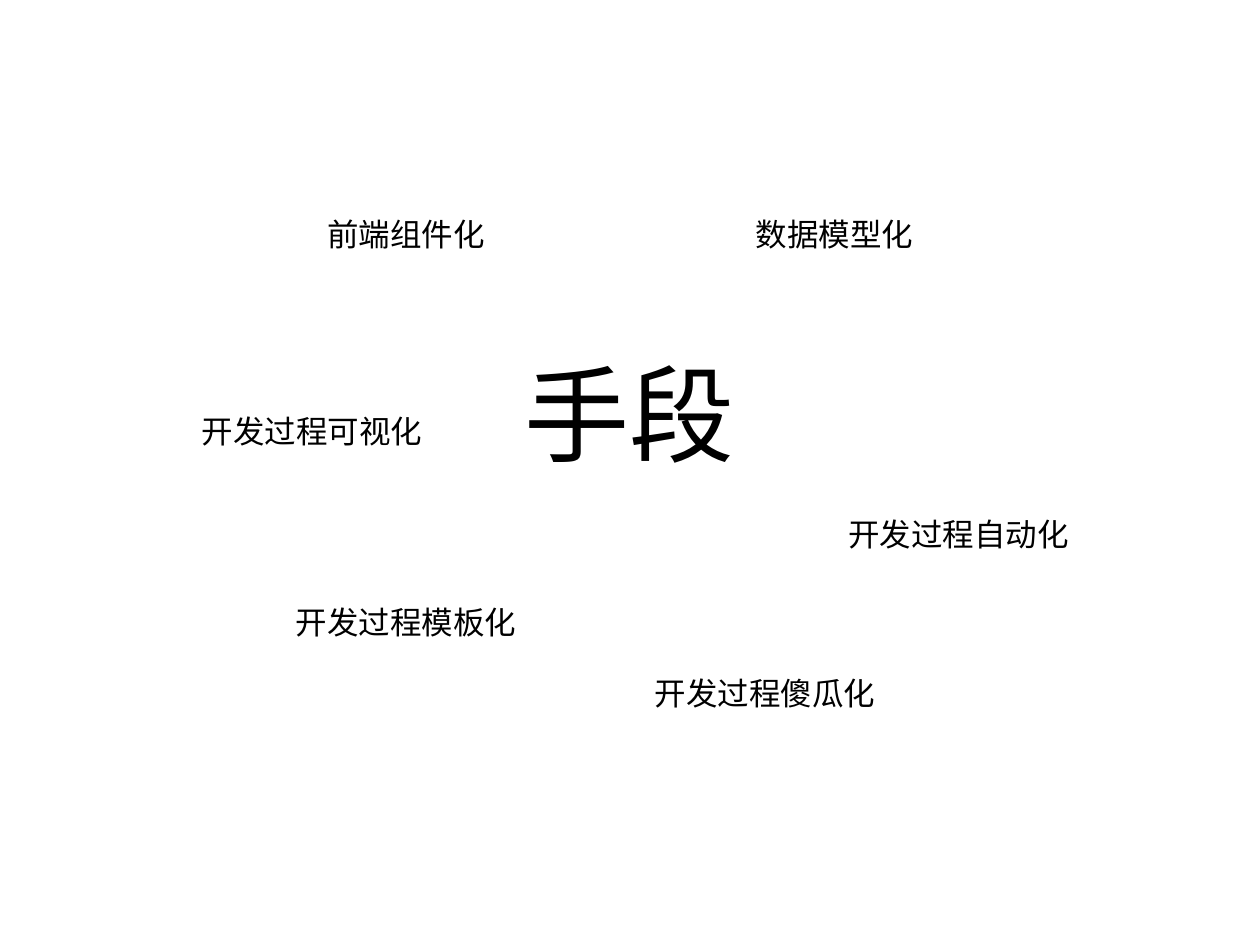
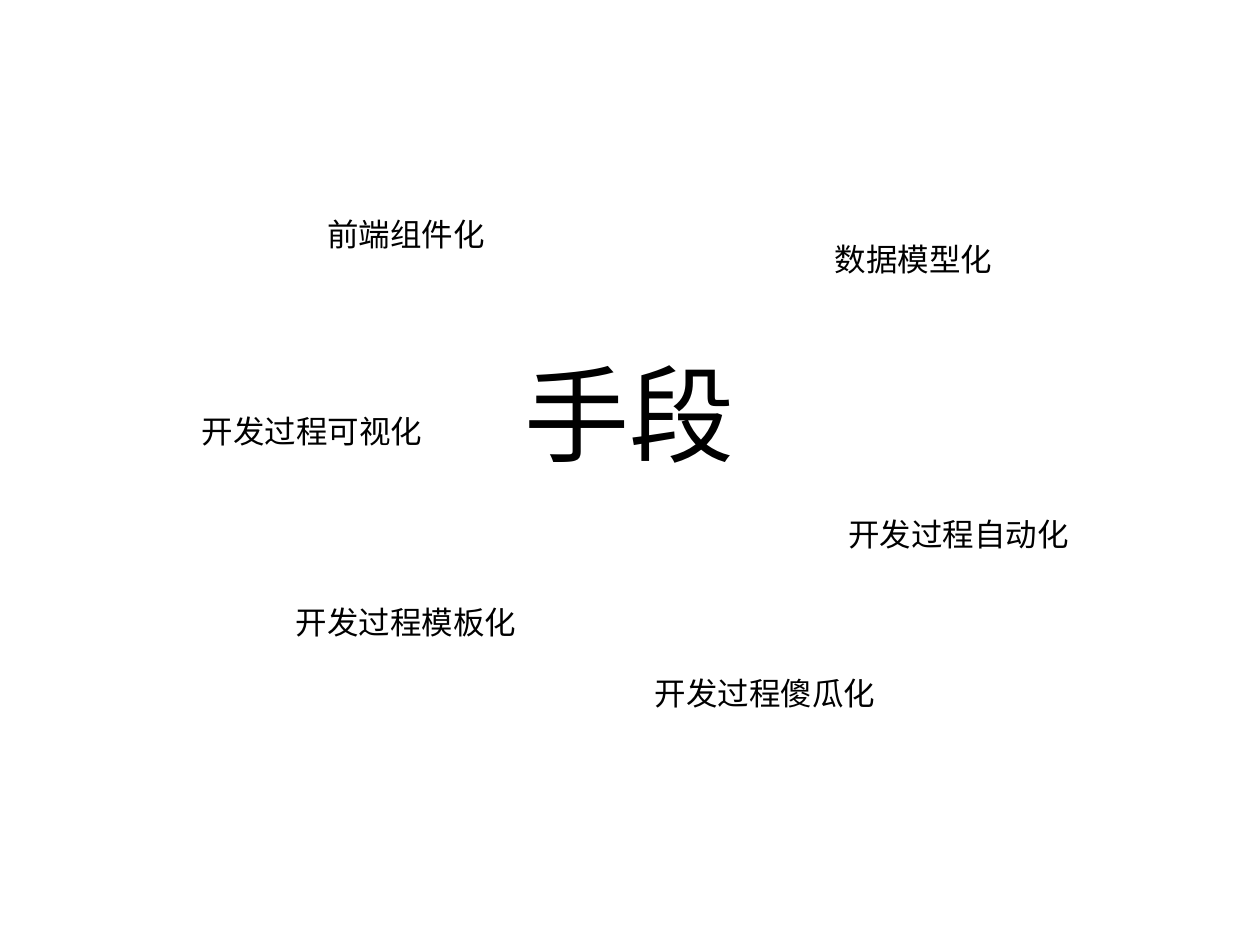
Before and after one commit to yibit/jigsaw, a slide deck: slide 7 of 让任何人迅速成为大前端开发者.pptx. Drawn at 1260x945 pixels with LibreOffice and Linux fonts; fonts in the diff are those of the drawing. Boxes give left, top, right and bottom in pixels: in the first picture for what was removed or moved away, otherwise in the second. Text is boxed around its words. In the diff, an @@ line names an element or a change of style, - is before the commit and + after.

```diff
--- a/让任何人迅速成为大前端开发者.pptx
+++ b/让任何人迅速成为大前端开发者.pptx
@@ text "数据模型化": place and size @@
-text "数据模型化" at bbox=[756, 219, 914, 249]
+text "数据模型化" at bbox=[835, 244, 993, 274]
```
Also in this commit, not shown: 15 other slides changed, 21 slides added.
